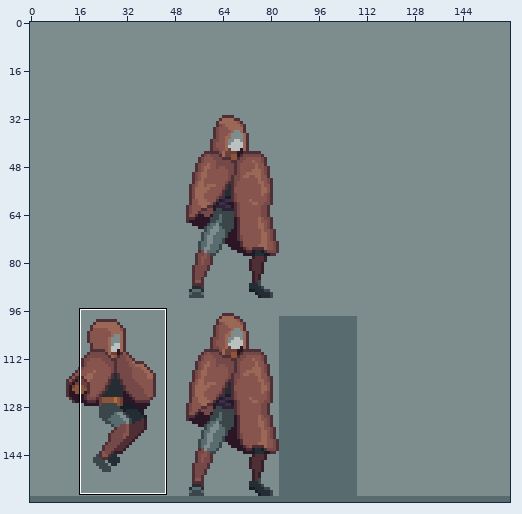
One commit to this pixel-art file: Personal_Roberto/ASEPRITE/1. Liora/Liora_Jump.aseprite. Above: a wide view before the commit, with the close-up outlined.
Close-up. Before the commit:
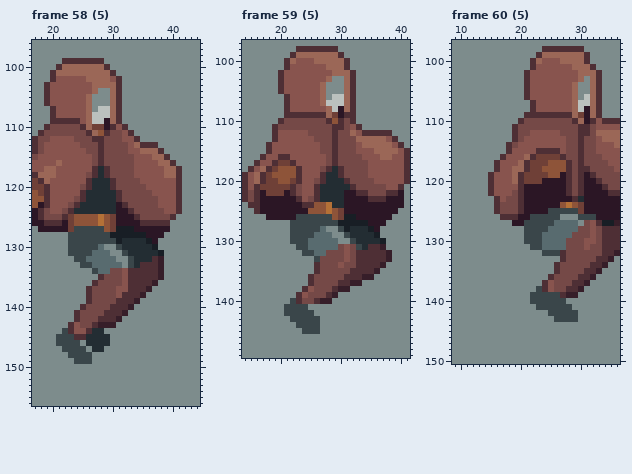
160x160 pixels, 68 frames. Colours within 5 levels of each other are drawn and written as one. Shown: frame 58 (5): x 17..44, y 96..156; frame 59 (5): x 14..41, y 97..149; frame 60 (5): x 9..36, y 97..150. The commit also changed other frames or places, which this record leaves out.
Now the later version:
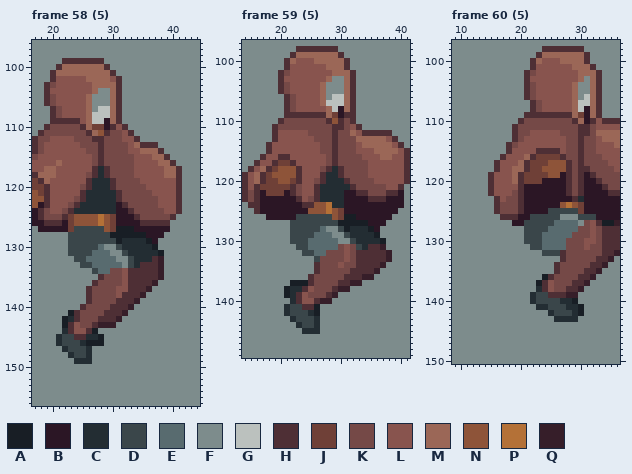
Palette (. is transparent): A #181e25  B #2b1625  C #232d33  D #3a464a  E #586b6f  F #7d8c8c  G #bbc1be  H #4e2f35  J #6f4037  K #754947  L #88544e  M #9b6757  N #8e5439  P #b47137  Q #361e29
Change:
Frame 58 (5), layers "Cabeza", "Zapatos":
y 103: x 20 L -> K
y 105..106: x 20 L -> K
y 107..108: x 21 L -> K
y 141: x 23 F -> A
y 142: x 22..23 FF -> AC
y 143: x 22 F -> A
y 144: x 22 D -> C; x 27..28 CC -> AF
y 145: x 21 D -> C; x 28..29 CC -> AF
y 146: x 21 D -> C; x 25..29 FCCCC -> CAAAF
y 147: x 22 D -> C; x 26..28 FCC -> CFF
y 148: x 23 D -> C; x 26 D -> C
y 149: x 24..26 DDD -> CCC
Frame 59 (5), layers "Cabeza", "Zapatos":
y 102: x 21 L -> K
y 104..105: x 21 L -> K
y 106..108: x 22 L -> K
y 137: x 22..24 FFF -> AAA
y 138: x 21..23 FFF -> ACC
y 139: x 21..22 FF -> AC
y 140: x 22 D -> C; x 24..25 KK -> LL
y 141: x 21 D -> C; x 24..26 DFF -> HHA
y 142: x 21 D -> C; x 25..26 DF -> CA
y 143: x 22 D -> C; x 26 D -> C
y 144: x 23 D -> C; x 26 D -> C
y 145: x 24..26 DDD -> CCC
Frame 60 (5), layers "Cabeza", "Zapatos":
y 102: x 22 L -> K
y 104..106: x 22 L -> K
y 107..108: x 23 L -> K
y 136: x 24 F -> A
y 137: x 23 F -> A
y 138: x 23 D -> C
y 139: x 22 D -> C; x 25..26 DD -> HH
y 140: x 22 D -> C; x 27..29 DFF -> CCA
y 141: x 23..24 DD -> CC; x 28..30 DFF -> CCA
y 142: x 25 D -> C; x 29..30 DF -> CA
y 143: x 26..29 DDDD -> CCCC
Changed places in both close-ups, as pixel boxes (x1, y1, x2, y2):
changed: (50, 82, 62, 118)
changed: (56, 310, 110, 364)
changed: (284, 70, 296, 112)
changed: (284, 280, 320, 334)
changed: (530, 70, 542, 112)
changed: (530, 274, 584, 322)
